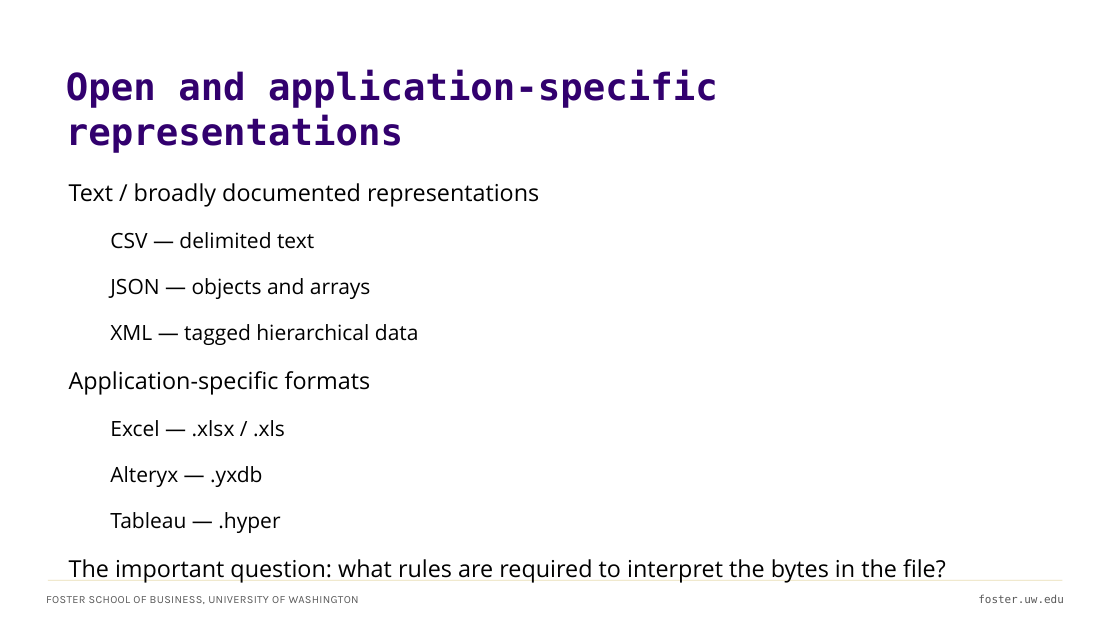
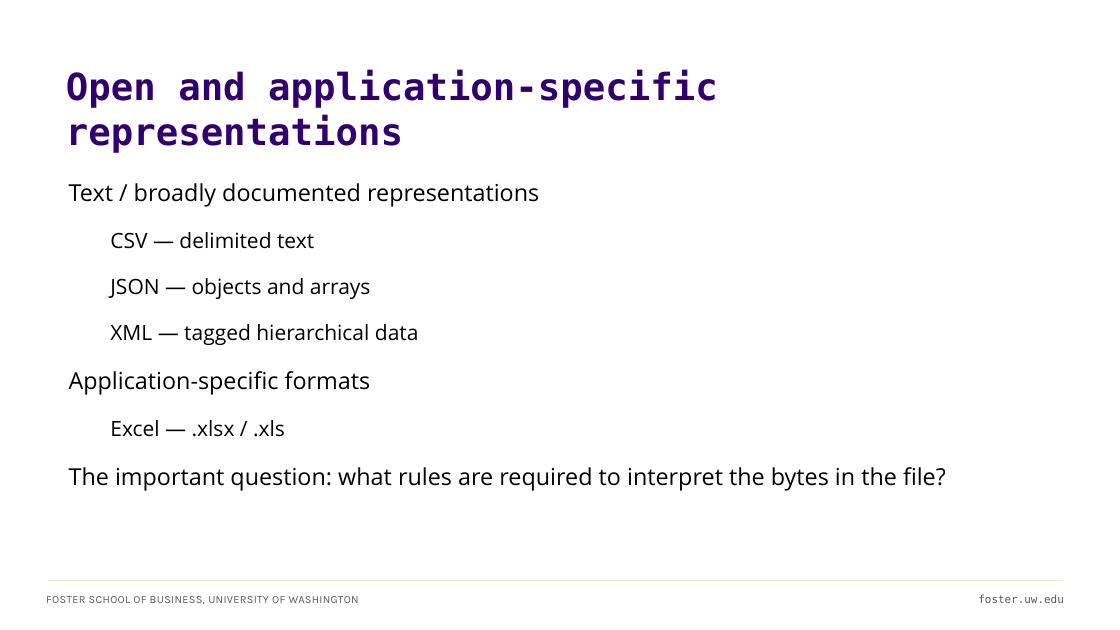
Before and after one commit to ashercurtis/slides.io, a slide deck: slide 11 of ACCTG320/ACCTG320Class02_2026.pptx. Drawn at 1120x630 pixels with LibreOffice and Linux fonts; fonts in the diff are those of the drawing. Boxes give left, top, right and bottom in pixels: in the first picture for what was removed or moved away, otherwise in the second. Text is boxed around its words. In the diff, an @@ line names an element or a change of style, - is before the commit and + after.

```diff
--- a/ACCTG320/ACCTG320Class02_2026.pptx
+++ b/ACCTG320/ACCTG320Class02_2026.pptx
@@ text at bbox=[110, 466, 280, 533]: paragraphs removed @@
-  Alteryx — .yxdb
-  Tableau — .hyper
```
Also in this commit, not shown: 4 other slides changed, 2 slides added, 1 slide removed.
